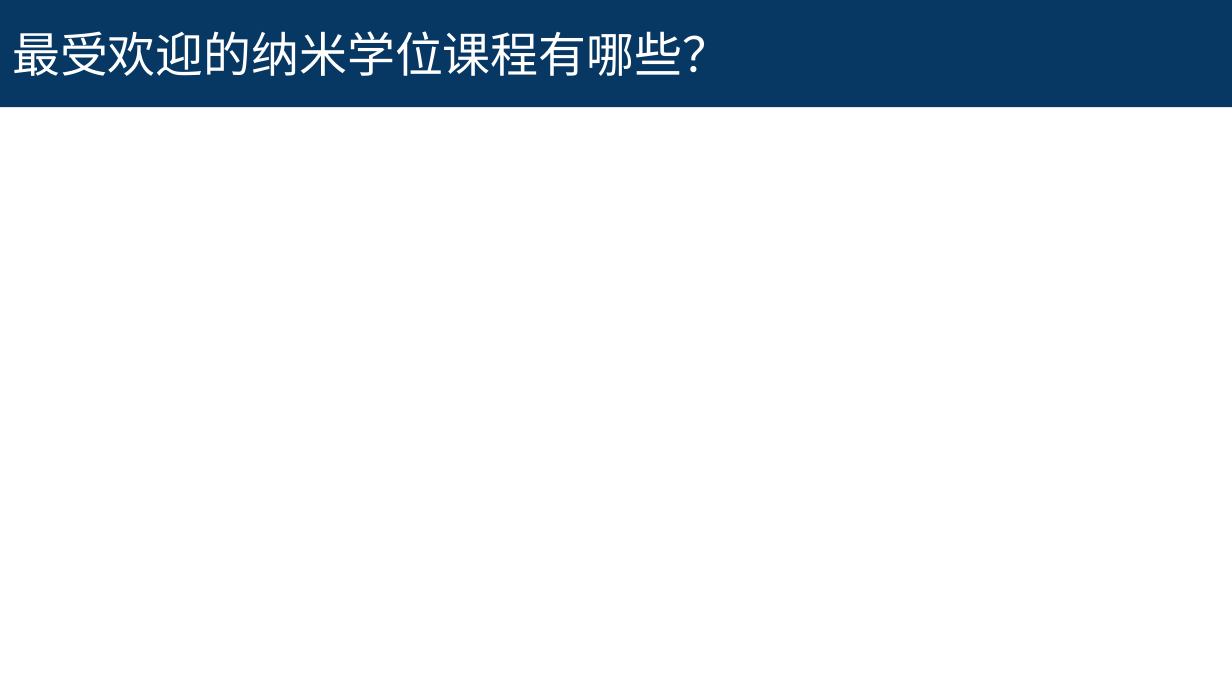
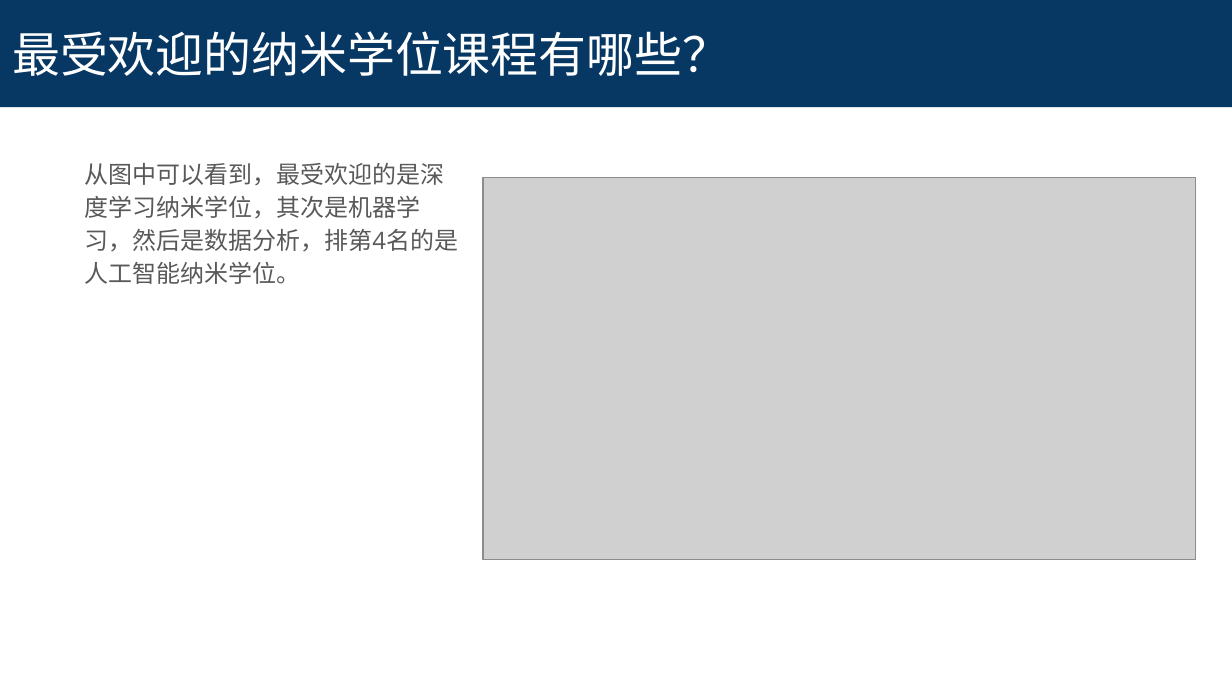
Before and after one commit to leesper/become-business-analyst, a slide deck: slide 4 of P2_AnalyzeSurveyData/survey-project-submission-template.pptx (slide 5 before the commit). Drawn at 1232x693 pixels with LibreOffice and Linux fonts; fonts in the diff are those of the drawing; grey boxes stand for pictures. Boxes give left, top, right and bottom in pixels: in the first picture for what was removed or moved away, otherwise in the second. Text is boxed around its words. In the diff, an @@ line names an element or a change of style, - is before the commit and + after.

```diff
--- a/P2_AnalyzeSurveyData/survey-project-submission-template.pptx
+++ b/P2_AnalyzeSurveyData/survey-project-submission-template.pptx
@@ text added at box(71, 143, 471, 572), fill #FFFFFF, outline #FFFFFF 0.75 pt, 14 pt, text #595959 @@
+从图中可以看到，最受欢迎的是深度学习纳米学位，其次是机器学习，然后是数据分析，排第4名的是人工智能纳米学位。
@@ picture added at box(483, 177, 1195, 559) @@
```
Also in this commit, not shown: 3 other slides changed, 1 slide added, 2 slides removed, 2 other files.
